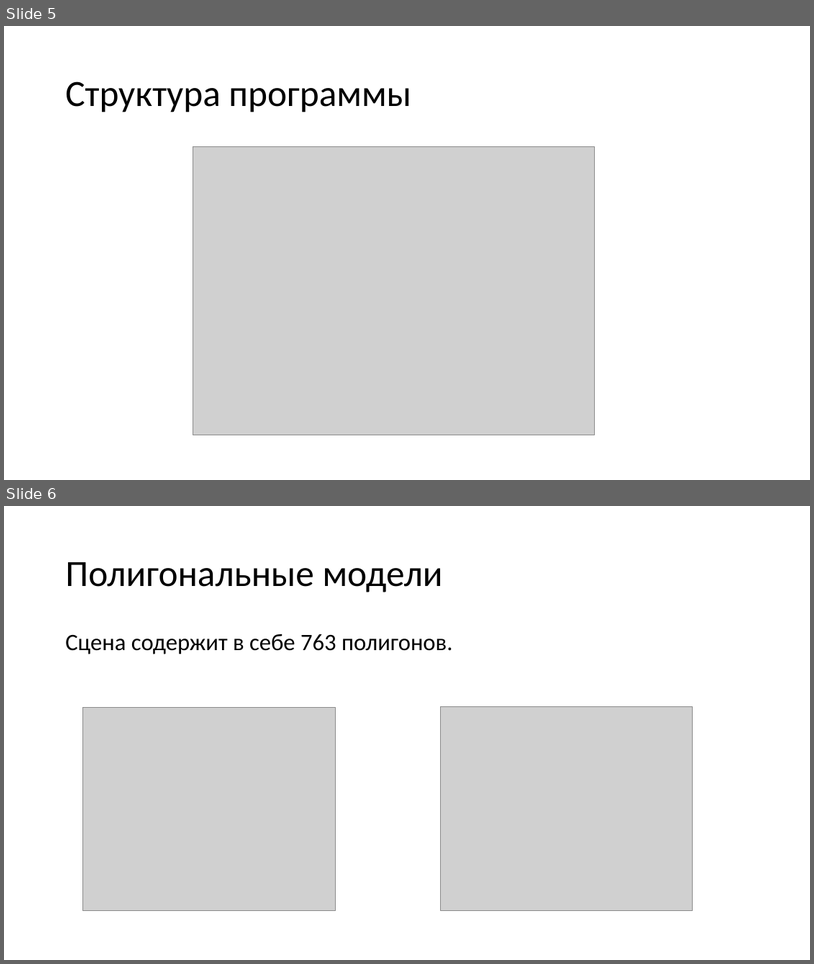
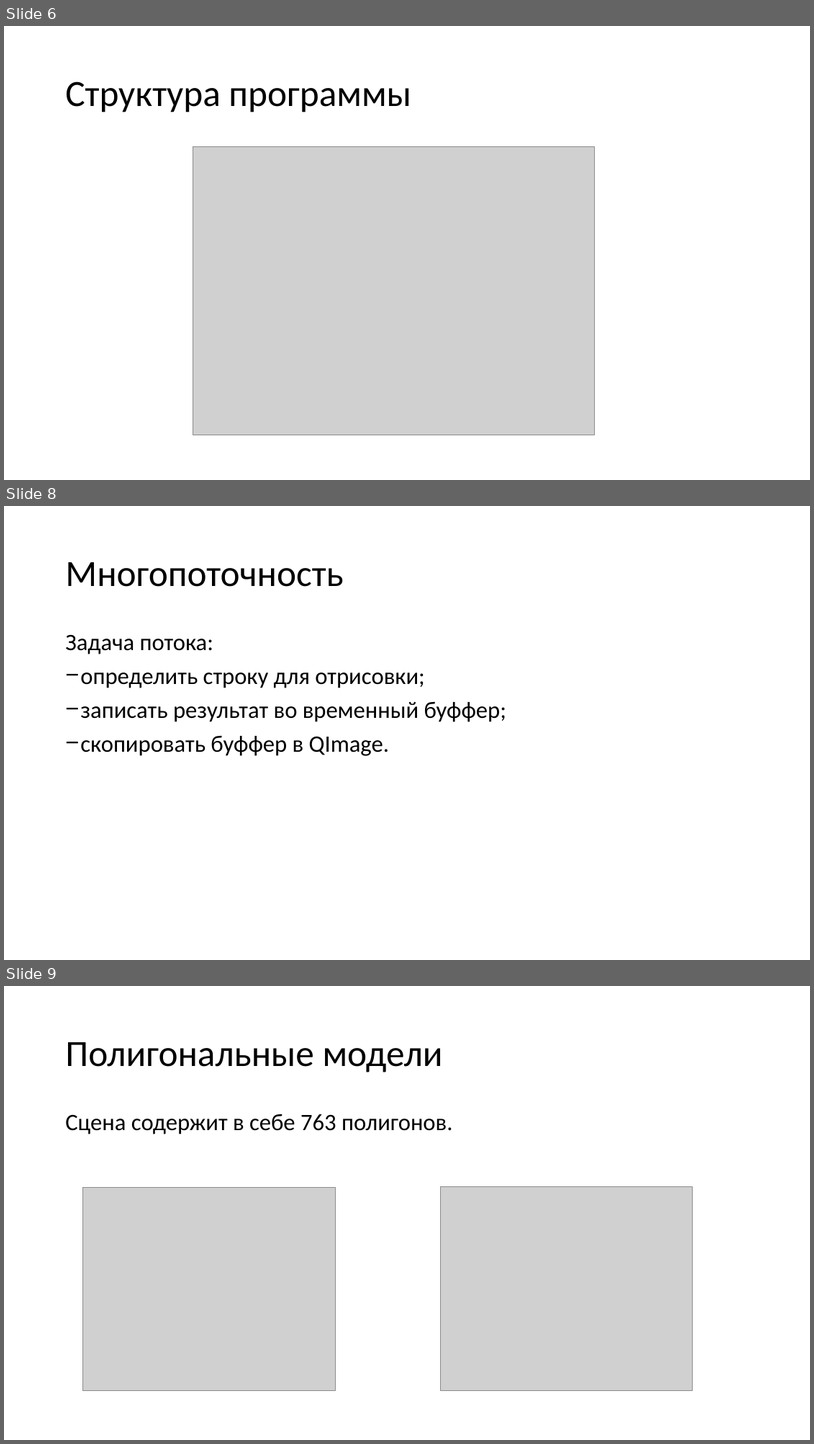
Before and after one commit to TheFunGun36/BMSTU_Practice2, a slide deck: doc/Моделирование зеркального кубика Рубика.pptx. Shown one above the other, each under a label of ours: slides 5 and 6 before the commit, slides 6, 8 and 9 after it; the slides between them are not shown. The pictures are 814x964 and 814x1444 pixels, drawn with LibreOffice and Linux fonts; fonts in the diff are those of the drawing; grey boxes stand for pictures. Boxes give left, top, right and bottom in pixels: in the first picture for what was removed or moved away, otherwise in the second. Text is boxed around its words. In the diff, an @@ line names an element or a change of style, - is before the commit and + after.

```diff
--- a/doc/Моделирование зеркального кубика Рубика.pptx
+++ b/doc/Моделирование зеркального кубика Рубика.pptx
@@ slide 8 added at [4,506,810,960], background #FFFFFF @@
@@ title added at [65,562,343,587], 44 pt, text #000000 @@
+Многопоточность
@@ text added at [65,635,507,756], 28 pt, text #000000 @@
+Задача потока:
+− определить строку для отрисовки;
+− записать результат во временный буффер;
+− скопировать буффер в QImage.
@@ what was slide 5 is now slide 6 @@
@@ what was slide 6 is now slide 9 @@
```
Also in this commit, not shown: 1 slide changed, 2 other slides added, 8 other files.
